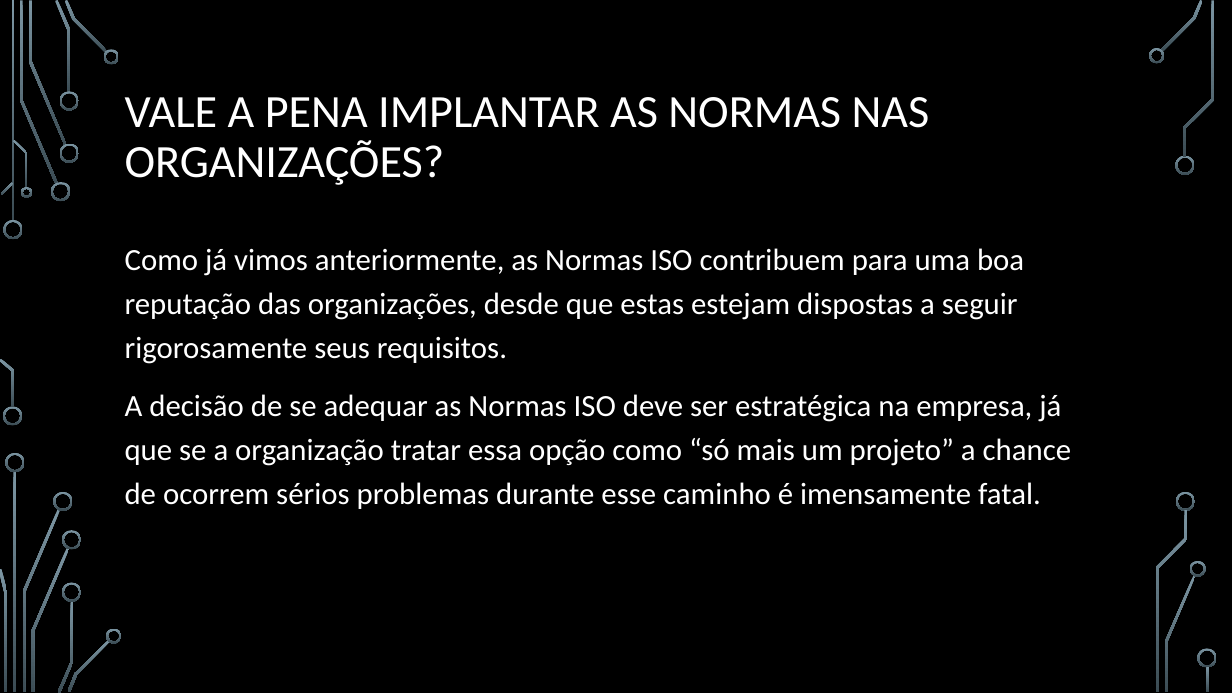
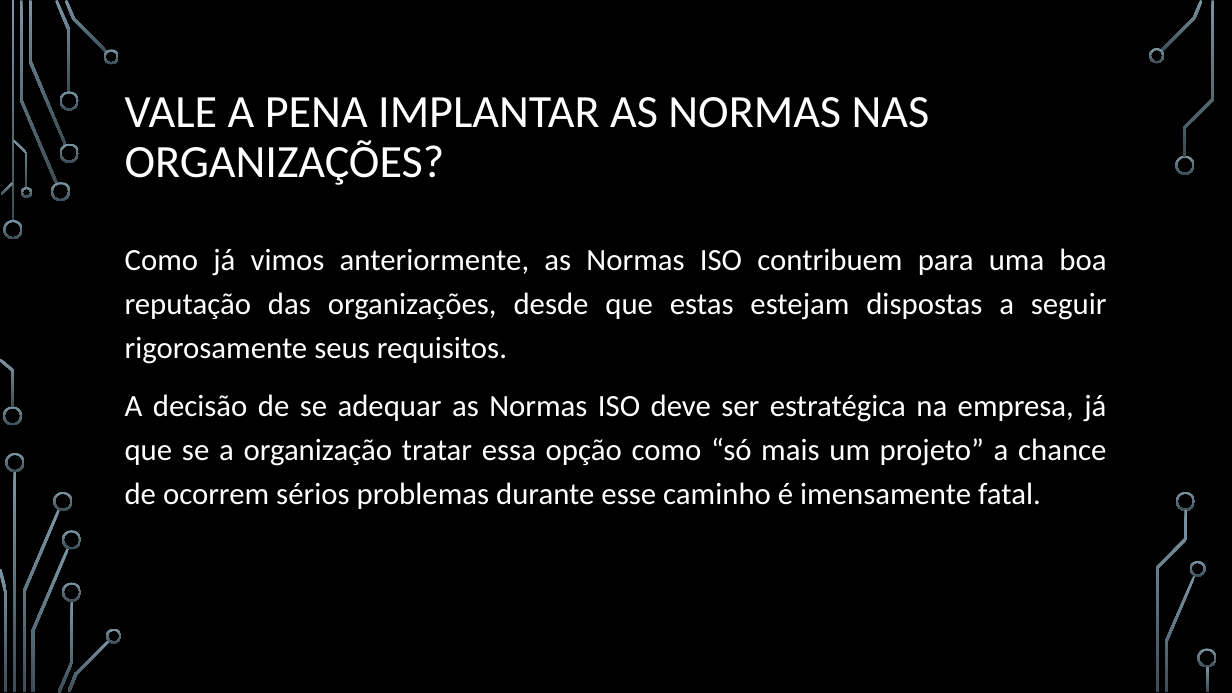
Before and after one commit to webbester/RodrigodAnjos, a slide deck: slide 7 of PI - Seg de Software/information_security.pptx. Drawn at 1232x693 pixels with LibreOffice and Linux fonts; fonts in the diff are those of the drawing; background and template pictures are left out. Boxes give left, top, right and bottom in pixels: in the first picture for what was removed or moved away, otherwise in the second. Text is boxed around its words. In the diff, an @@ line names an element or a change of style, - is before the commit and + after.

```diff
--- a/PI - Seg de Software/information_security.pptx
+++ b/PI - Seg de Software/information_security.pptx
@@ text "Como já vimos anteriormente, as ..." at [125,248,1107,509]: alignment left to justified @@
```
Also in this commit, not shown: 4 other slides changed, 3 slides added, 2 slides removed, 9 other files.
